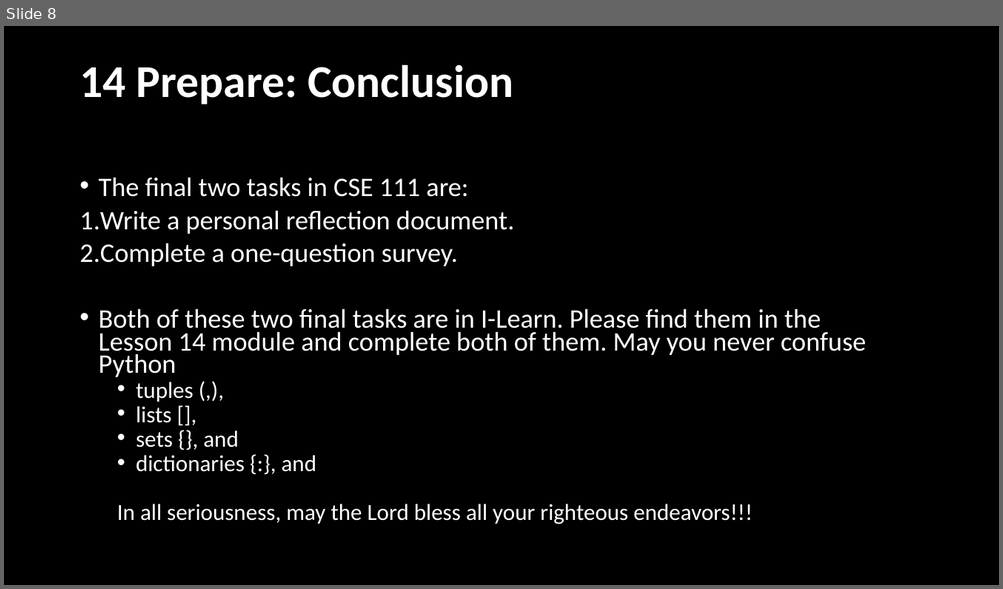
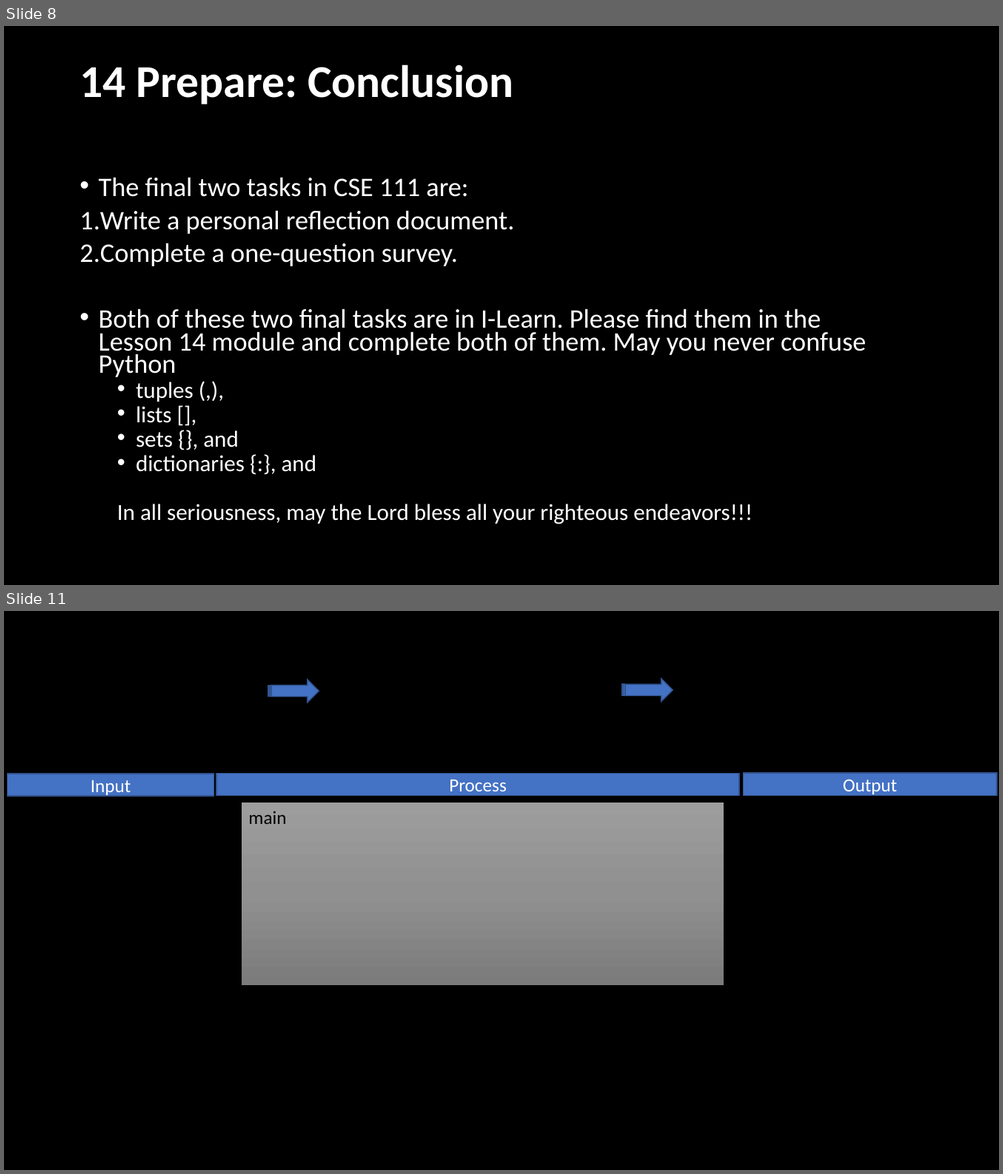
Before and after one commit to BroClements/CSE111ProgwFunctions, a slide deck: CSE111W13SignificantProgram.pptx. Shown one above the other, each under a label of ours: slide 8 before the commit, slides 8 and 11 after it; the slides between them are not shown. The pictures are 1003x589 and 1003x1174 pixels, drawn with LibreOffice and Linux fonts; fonts in the diff are those of the drawing. Boxes give left, top, right and bottom in pixels: in the first picture for what was removed or moved away, otherwise in the second. Text is boxed around its words. In the diff, an @@ line names an element or a change of style, - is before the commit and + after.

```diff
--- a/CSE111W13SignificantProgram.pptx
+++ b/CSE111W13SignificantProgram.pptx
@@ slide 11 added at bbox=[4, 611, 999, 1170], background #000000 @@
@@ striped right arrow added at bbox=[268, 680, 318, 702], fill #4472C4, outline #325491 1 pt @@
@@ striped right arrow added at bbox=[622, 679, 672, 701], fill #4472C4, outline #325491 1 pt @@
@@ rectangle added at bbox=[8, 774, 214, 796], fill #4472C4, outline #325491 1 pt, 18 pt, text #FFFFFF @@
+Input
@@ rectangle added at bbox=[216, 774, 739, 796], fill #4472C4, outline #325491 1 pt, 18 pt, text #FFFFFF @@
+Process
@@ rectangle added at bbox=[743, 773, 997, 795], fill #4472C4, outline #325491 1 pt, 18 pt, text #FFFFFF @@
+Output
@@ rectangle added at bbox=[242, 803, 724, 986], fill gradient #9D9D9D to #909090 to #7C7C7C, outline #000000 0.5 pt, 18 pt, text #000000 @@
+main
```
Also in this commit, not shown: 29 other slides added.
